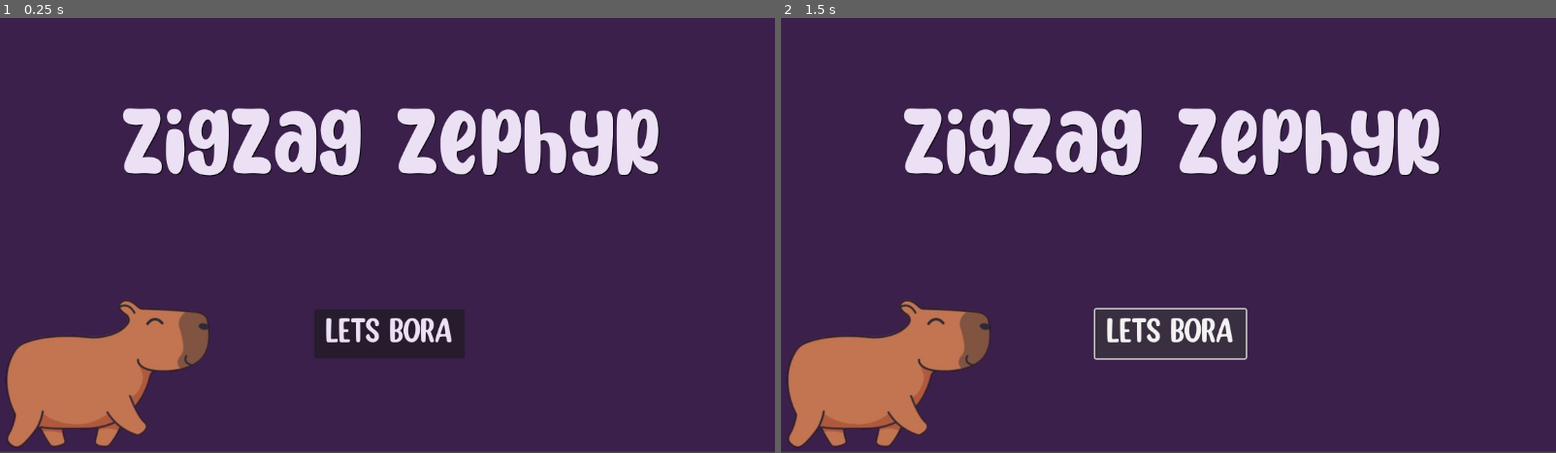
Above: before the commit, frames 1-2 (left to right).
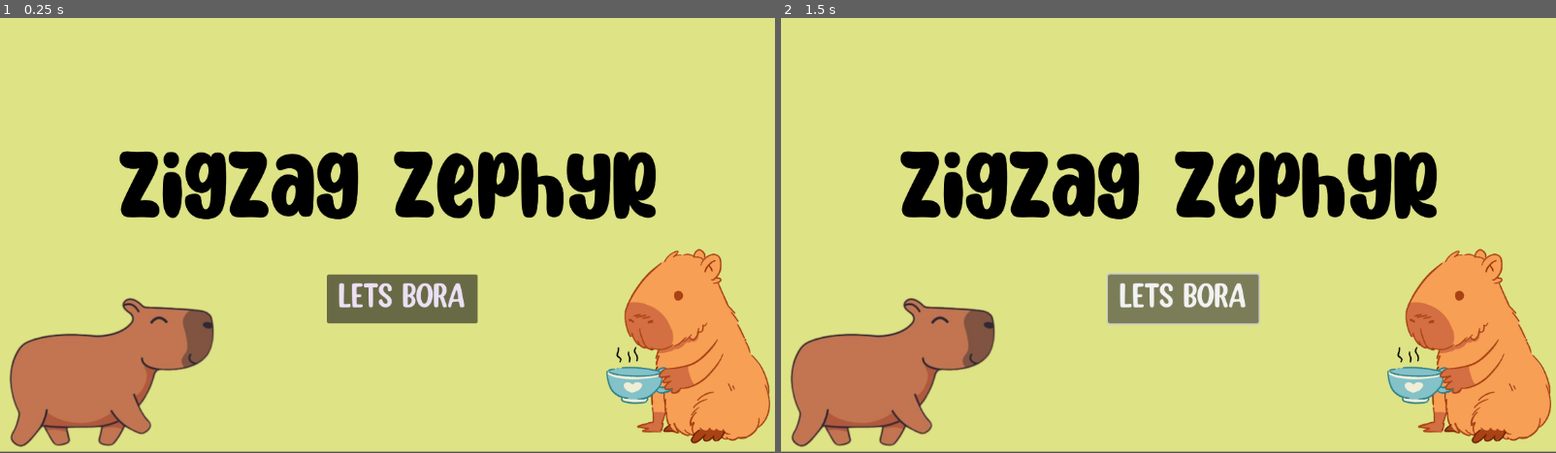
Above: after the commit, the same moments.

Repository: meolimpio/CT3_Online
Game: Godot game, scene res://Scenes/menu_screen.tscn
Same seed, same stepped clock (60 frames per second), same inputs: the game is played once before the commit and once after it.
Inputs:
- Up to frame 1 (0.25 s): no input
- Up to frame 2 (1.5 s): click "LETS BORA" at 0.5 s; click "LETS BORA" at 1.25 s

The runs differ from the first frame. In frame 1, 95% of the frame differs, in the area x 0-100%, y 0-100%; in frame 2, 95%.

Commit message:
Add Screens

Diff:
--- a/Scenes/game_over_screen.tscn
+++ b/Scenes/game_over_screen.tscn
@@ -1,7 +1,8 @@
-[gd_scene load_steps=3 format=3 uid="uid://4gfr351sgja0"]
+[gd_scene load_steps=4 format=3 uid="uid://4gfr351sgja0"]
 
 [ext_resource type="FontFile" uid="uid://5c1tcq6y4w6k" path="res://Fonts/Honey and Raspberries.ttf" id="1_shcd7"]
 [ext_resource type="FontFile" uid="uid://c1s4eosxinrwv" path="res://Fonts/Happy Lucky Free.ttf" id="2_epj4o"]
+[ext_resource type="Texture2D" uid="uid://ct7m1upwrjp63" path="res://Sprites/capy.png" id="3_20jox"]
 
 [node name="GameOverScreen" type="Control"]
 layout_mode = 3
@@ -15,14 +16,14 @@
 layout_mode = 0
 offset_right = 1152.0
 offset_bottom = 648.0
-color = Color(0.921569, 0.878431, 0.956863, 1)
+color = Color(0.882353, 0.937255, 0.537255, 1)
 
 [node name="Title" type="Label" parent="."]
 layout_mode = 0
-offset_left = 235.0
-offset_top = 175.0
-offset_right = 965.0
-offset_bottom = 317.0
+offset_left = 55.0
+offset_top = 139.0
+offset_right = 785.0
+offset_bottom = 281.0
 theme_override_colors/font_color = Color(0.341176, 0.223529, 0.415686, 1)
 theme_override_colors/font_shadow_color = Color(0, 0, 0, 1)
 theme_override_fonts/font = ExtResource("1_shcd7")
@@ -31,20 +32,25 @@
 
 [node name="Button_restart" type="Button" parent="."]
 layout_mode = 0
-offset_left = 417.0
-offset_top = 393.0
-offset_right = 754.0
-offset_bottom = 449.0
+offset_left = 216.0
+offset_top = 350.0
+offset_right = 553.0
+offset_bottom = 406.0
 theme_override_fonts/font = ExtResource("2_epj4o")
 theme_override_font_sizes/font_size = 50
 text = "Vamo de novo?"
 
 [node name="Button_menu" type="Button" parent="."]
 layout_mode = 0
-offset_left = 416.0
-offset_top = 484.0
-offset_right = 754.0
-offset_bottom = 540.0
+offset_left = 215.0
+offset_top = 433.0
+offset_right = 553.0
+offset_bottom = 489.0
 theme_override_fonts/font = ExtResource("2_epj4o")
 theme_override_font_sizes/font_size = 50
 text = "Vamo pro menu"
+
+[node name="Capy" type="Sprite2D" parent="."]
+position = Vector2(888, 376)
+scale = Vector2(1.52222, 1.70278)
+texture = ExtResource("3_20jox")
--- a/Scenes/menu_screen.tscn
+++ b/Scenes/menu_screen.tscn
@@ -1,8 +1,9 @@
-[gd_scene load_steps=4 format=3 uid="uid://dvdqy34rmmiyr"]
+[gd_scene load_steps=5 format=3 uid="uid://dvdqy34rmmiyr"]
 
 [ext_resource type="FontFile" uid="uid://5c1tcq6y4w6k" path="res://Fonts/Honey and Raspberries.ttf" id="1_plupa"]
 [ext_resource type="Texture2D" uid="uid://bkdpjx3ktb1tm" path="res://Sprites/Capyba.png" id="2_rngar"]
 [ext_resource type="FontFile" uid="uid://c1s4eosxinrwv" path="res://Fonts/Happy Lucky Free.ttf" id="3_cg1jv"]
+[ext_resource type="Texture2D" uid="uid://bxwq0kyl06lr1" path="res://Sprites/capybara.png" id="4_dwne6"]
 
 [node name="MenuScreen" type="Control"]
 layout_mode = 3
@@ -16,19 +17,15 @@
 layout_mode = 0
 offset_right = 1152.0
 offset_bottom = 646.0
-color = Color(0.227451, 0.12549, 0.294118, 1)
-
-[node name="Capyba" type="Sprite2D" parent="ColorRect"]
-position = Vector2(159, 494)
-texture = ExtResource("2_rngar")
+color = Color(0.870588, 0.890196, 0.521569, 1)
 
 [node name="Title" type="Label" parent="."]
 layout_mode = 0
-offset_left = 180.0
-offset_top = 106.0
-offset_right = 983.0
-offset_bottom = 272.0
-theme_override_colors/font_color = Color(0.921569, 0.878431, 0.956863, 1)
+offset_left = 175.0
+offset_top = 170.0
+offset_right = 978.0
+offset_bottom = 336.0
+theme_override_colors/font_color = Color(0, 0, 0, 1)
 theme_override_colors/font_shadow_color = Color(0, 0, 0, 1)
 theme_override_fonts/font = ExtResource("1_plupa")
 theme_override_font_sizes/font_size = 140
@@ -38,11 +35,20 @@
 
 [node name="Button" type="Button" parent="."]
 layout_mode = 0
-offset_left = 467.0
-offset_top = 434.0
-offset_right = 691.0
-offset_bottom = 507.0
+offset_left = 486.0
+offset_top = 382.0
+offset_right = 710.0
+offset_bottom = 455.0
 theme_override_colors/font_color = Color(0.921569, 0.878431, 0.956863, 1)
 theme_override_fonts/font = ExtResource("3_cg1jv")
 theme_override_font_sizes/font_size = 50
 text = "LETS BORA"
+
+[node name="Capybara" type="Sprite2D" parent="."]
+position = Vector2(1023, 489)
+scale = Vector2(0.564665, 0.553726)
+texture = ExtResource("4_dwne6")
+
+[node name="Capyba" type="Sprite2D" parent="."]
+position = Vector2(165, 492)
+texture = ExtResource("2_rngar")
--- a/Scenes/victory_screen.tscn
+++ b/Scenes/victory_screen.tscn
@@ -1,7 +1,8 @@
-[gd_scene load_steps=3 format=3 uid="uid://bet4mubcqayg5"]
+[gd_scene load_steps=4 format=3 uid="uid://bet4mubcqayg5"]
 
 [ext_resource type="FontFile" uid="uid://5c1tcq6y4w6k" path="res://Fonts/Honey and Raspberries.ttf" id="1_m4dci"]
 [ext_resource type="FontFile" uid="uid://c1s4eosxinrwv" path="res://Fonts/Happy Lucky Free.ttf" id="2_ut5rm"]
+[ext_resource type="Texture2D" uid="uid://dh77clbsbvf23" path="res://Sprites/capyb.png" id="3_8bu6a"]
 
 [node name="VictoryScreen" type="Control"]
 layout_mode = 3
@@ -15,26 +16,33 @@
 layout_mode = 0
 offset_right = 1151.0
 offset_bottom = 646.0
-color = Color(0.494118, 0.313726, 0.627451, 1)
+color = Color(0.803922, 0.909804, 0.219608, 1)
 
 [node name="Title" type="Label" parent="."]
 layout_mode = 0
-offset_left = 155.0
-offset_top = 149.0
-offset_right = 1055.0
-offset_bottom = 268.0
+offset_left = 458.0
+offset_top = 129.0
+offset_right = 1106.0
+offset_bottom = 367.0
 theme_override_colors/font_color = Color(0.760784, 0.643137, 0.862745, 1)
 theme_override_colors/font_shadow_color = Color(0, 0, 0, 1)
 theme_override_fonts/font = ExtResource("1_m4dci")
 theme_override_font_sizes/font_size = 100
-text = "Triunfo Tumultuoso"
+text = "Triunfo
+Tumultuoso"
+horizontal_alignment = 1
 
 [node name="Button" type="Button" parent="."]
 layout_mode = 0
-offset_left = 433.0
-offset_top = 403.0
-offset_right = 711.0
-offset_bottom = 466.0
+offset_left = 628.0
+offset_top = 426.0
+offset_right = 906.0
+offset_bottom = 489.0
 theme_override_fonts/font = ExtResource("2_ut5rm")
 theme_override_font_sizes/font_size = 50
 text = "Voltar ao Menu"
+
+[node name="Capyb" type="Sprite2D" parent="."]
+position = Vector2(226, 349)
+scale = Vector2(1.32323, 1.41667)
+texture = ExtResource("3_8bu6a")
Not shown, added: Sprites/Robot.vox.import
Binary file added: Sprites/capy.png
Not shown, added: Sprites/capy.png.import
Binary file added: Sprites/capyb.png
Not shown, added: Sprites/capyb.png.import
Binary file added: Sprites/capybara.png
Not shown, added: Sprites/capybara.png.import
Not shown, added: Sprites/Robot.vox
